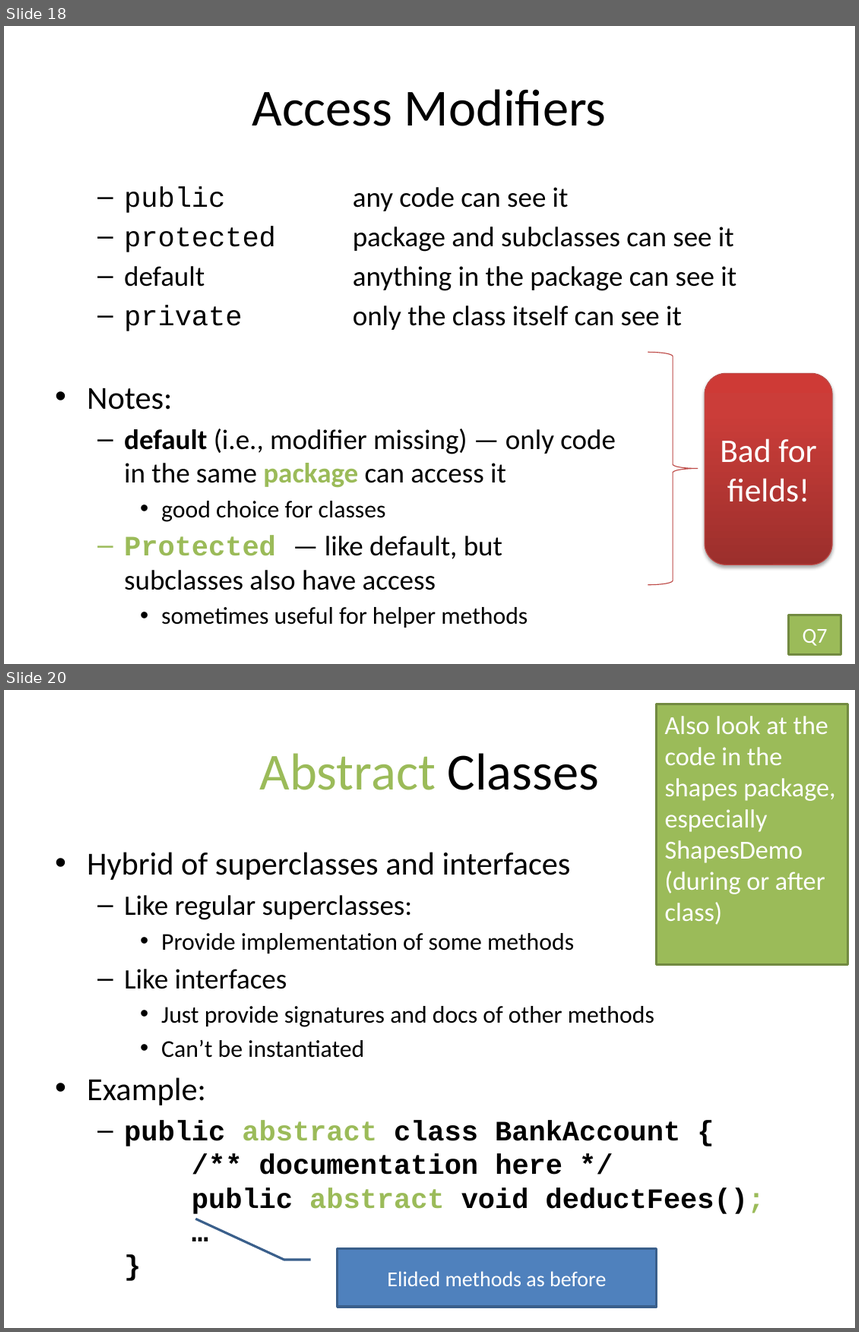
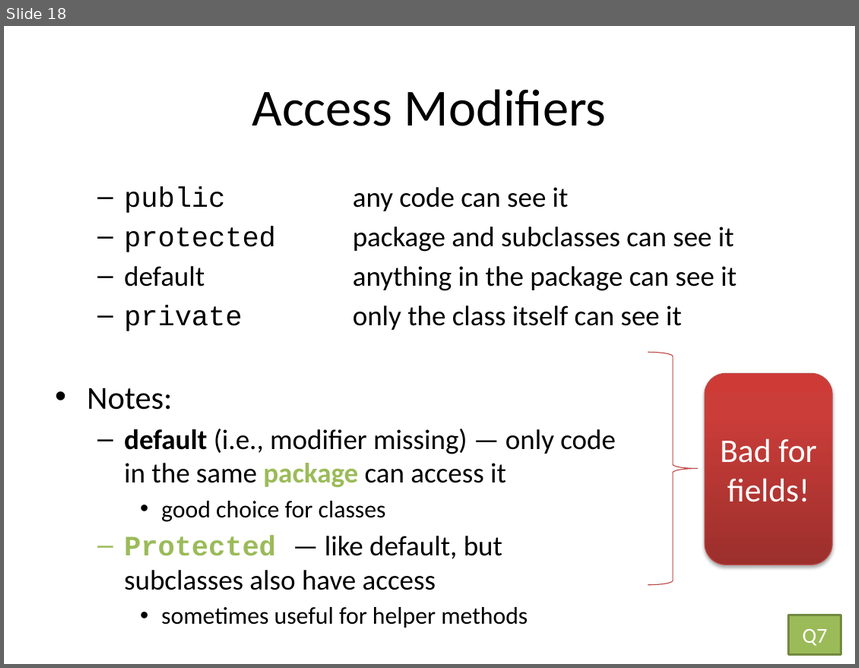
Before and after one commit to rhit-pagvams/csse220, a slide deck: ClassMaterials/ReusableCode/Slides/Part4-Inheritance.pptx. Shown one above the other, each under a label of ours: slides 18 and 20 before the commit, slide 18 after it; the slides between them are not shown. The pictures are 859x1332 and 859x668 pixels, drawn with LibreOffice and Linux fonts; fonts in the diff are those of the drawing. Boxes give left, top, right and bottom in pixels: in the first picture for what was removed or moved away, otherwise in the second. Text is boxed around its words. In the diff, an @@ line names an element or a change of style, - is before the commit and + after.

```diff
--- a/ClassMaterials/ReusableCode/Slides/Part4-Inheritance.pptx
+++ b/ClassMaterials/ReusableCode/Slides/Part4-Inheritance.pptx
@@ slide 20 removed at bbox=[4, 690, 855, 1328], background #FFFFFF @@
@@ rectangle removed at bbox=[657, 704, 848, 965] @@
-Also look at the code in the shapes package, especially ShapesDemo (during or after class)
@@ title removed at bbox=[260, 753, 599, 790] @@
-Abstract Classes
@@ text removed at bbox=[87, 852, 765, 1214] @@
-• Hybrid of superclasses and interfaces
-  – Like regular superclasses:
-    • Provide implementation of some methods
-  – Like interfaces
-    • Just provide signatures and docs of other methods
-    • Can’t be instantiated
-• Example:
-  – public abstract class BankAccount {
-    /** documentation here */
-    public abstract void deductFees();
-    …
-    }
@@ border callout removed at bbox=[338, 1249, 657, 1307] @@
-Elided methods as before
```
Also in this commit, not shown: 5 other slides removed, 7 other files.
